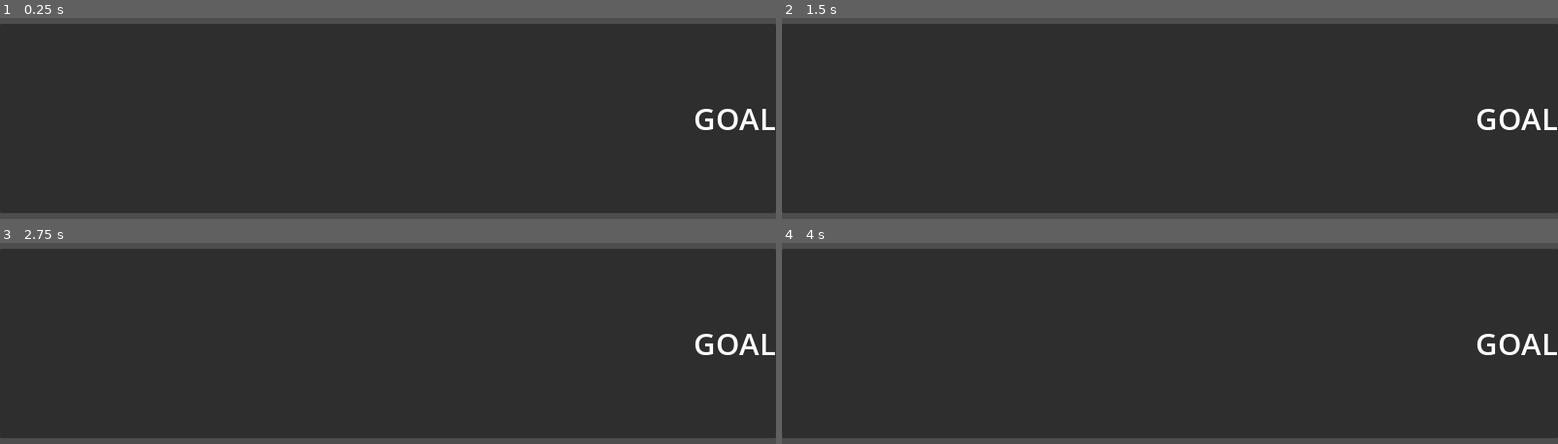
Above: before the commit, frames 1-4 (two rows, left to right).
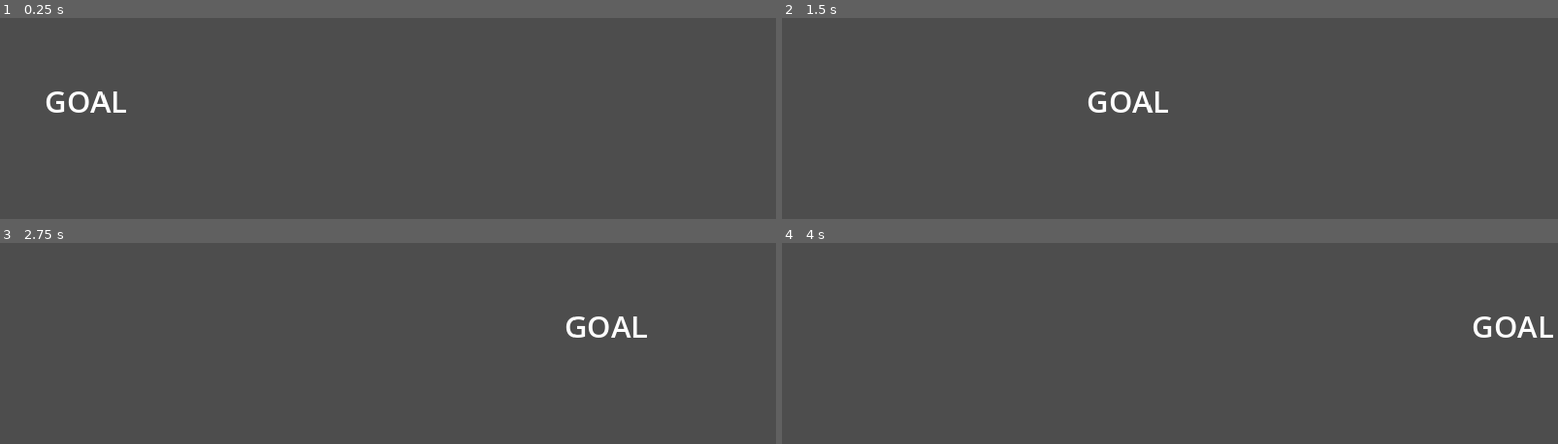
Above: after the commit, the same moments.

Repository: Habimana38/GAMEJAM2024
Game: Godot game, scene res://Interface/But.tscn
Same seed, same stepped clock (60 frames per second), same inputs: the game is played once before the commit and once after it. This scene is started directly instead of the project's main scene.
Inputs:
- Up to frame 1 (0.25 s): no input
- Up to frame 2 (1.5 s): no input
- Up to frame 3 (2.75 s): no input
- Up to frame 4 (4 s): no input

The runs differ from the first frame. In frame 1, 94% of the frame differs, in the area x 0-100%, y 2-98%; in frame 2, 94%; in frame 3, 94%; in frame 4, 94%.

Commit message:
Goal

Diff:
--- /dev/null
+++ b/Interface/AnimationPlayer.gd
@@ -0,0 +1,12 @@
+extends AnimationPlayer
+
+
+# Called when the node enters the scene tree for the first time.
+func _ready():
+	speed_scale = 0.3;
+	play("Goal")
+
+
+# Called every frame. 'delta' is the elapsed time since the previous frame.
+func _process(delta):
+	pass
--- a/Interface/But.tscn
+++ b/Interface/But.tscn
@@ -1,20 +1,21 @@
-[gd_scene load_steps=4 format=3 uid="uid://bhyn4w2p6dm3b"]
+[gd_scene load_steps=5 format=3 uid="uid://bhyn4w2p6dm3b"]
 
 [ext_resource type="Theme" uid="uid://drgbriahi2tdu" path="res://Interface/Themes/theme.tres" id="1_p3f0s"]
+[ext_resource type="Script" path="res://Interface/AnimationPlayer.gd" id="2_o8s68"]
 
 [sub_resource type="Animation" id="Animation_6mc88"]
 resource_name = "Goal"
 tracks/0/type = "value"
 tracks/0/imported = false
 tracks/0/enabled = true
-tracks/0/path = NodePath("PanelContainer/MarginContainer/Label:position")
+tracks/0/path = NodePath("Label:position")
 tracks/0/interp = 1
 tracks/0/loop_wrap = true
 tracks/0/keys = {
 "times": PackedFloat32Array(0, 1),
 "transitions": PackedFloat32Array(1, 1),
 "update": 0,
-"values": [Vector2(0, 195), Vector2(1831, 195)]
+"values": [Vector2(-10, 410), Vector2(1820, 410)]
 }
 
 [sub_resource type="AnimationLibrary" id="AnimationLibrary_mfmqi"]
@@ -30,25 +31,12 @@
 grow_horizontal = 2
 grow_vertical = 2
 
-[node name="PanelContainer" type="PanelContainer" parent="."]
-layout_mode = 1
-anchors_preset = 8
-anchor_left = 0.5
-anchor_top = 0.5
-anchor_right = 0.5
-anchor_bottom = 0.5
-offset_left = -1024.0
-offset_top = -250.0
-offset_right = 1024.0
-offset_bottom = 250.0
-grow_horizontal = 2
-grow_vertical = 2
-
-[node name="MarginContainer" type="MarginContainer" parent="PanelContainer"]
+[node name="Label" type="Label" parent="."]
 layout_mode = 2
-
-[node name="Label" type="Label" parent="PanelContainer/MarginContainer"]
-layout_mode = 2
+offset_left = -10.0
+offset_top = 410.0
+offset_right = 207.002
+offset_bottom = 520.0
 size_flags_horizontal = 8
 theme = ExtResource("1_p3f0s")
 text = "GOAL"
@@ -57,3 +45,4 @@
 libraries = {
 "": SubResource("AnimationLibrary_mfmqi")
 }
+script = ExtResource("2_o8s68")
